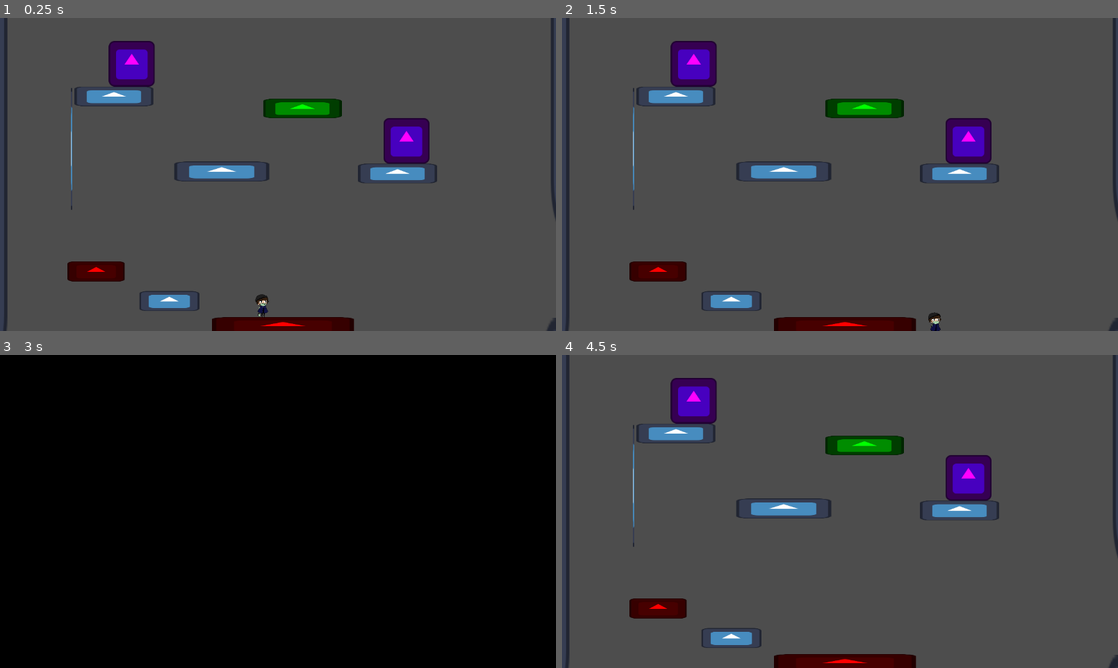
Above: before the commit, frames 1-4 (two rows, left to right).
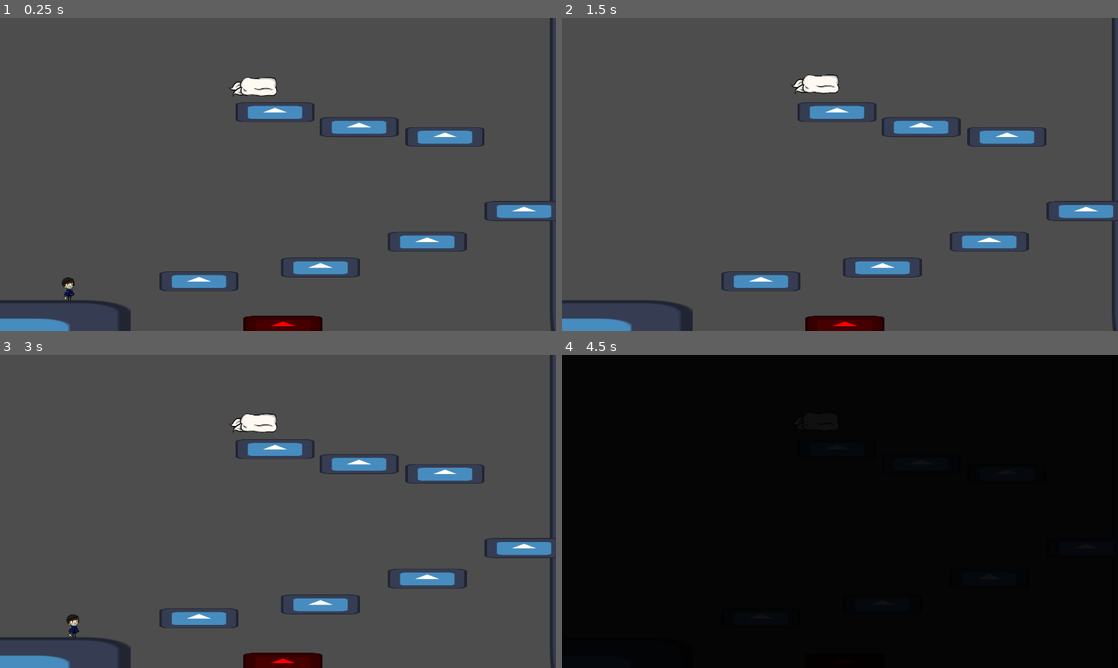
Above: after the commit, the same moments.

Repository: nandedeska/ggj-2026
Game: Godot game, scene res://scenes/LEVEL_ONE.tscn
Same seed, same stepped clock (60 frames per second), same inputs: the game is played once before the commit and once after it. Before the commit the project starts from res://scenes/LEVEL_TWO.tscn. The engine's default icon, where the game draws it, is replaced by a stand-in: a white triangle on a blue panel in a dark square.
Inputs:
- Up to frame 1 (0.25 s): no input
- Up to frame 2 (1.5 s): tap Enter (skip) at 0.5 s; hold F (mask) 0.53-1.28 s; hold D (move_right) from 0.53 s (still down); tap W (jump) at 0.77 s; tap F (mask) at 1.35 s
- Up to frame 3 (3 s): tap W (jump) at 1.52 s; release D (move_right) at 2.03 s; hold A (move_left) 2.03-2.78 s; hold F (mask) 2.03-2.78 s; tap Space at 2.75 s; hold D (move_right) from 2.78 s (still down); tap F (mask) at 2.85 s
- Up to frame 4 (4.5 s): tap W (jump) at 3.02, 3.77 s; hold F (mask) 3.53-4.28 s; tap Enter (skip) at 4.15 s; release D (move_right) at 4.28 s; hold A (move_left) from 4.28 s (still down); tap F (mask) at 4.35 s

The runs differ from the first frame. In frame 1, 13% of the frame differs, in the area x 0-100%, y 0-100%; in frame 2, 13%; in frame 3, 100%; in frame 4, 100%.

Commit message:
Moving Plat

Diff:
--- a/project.godot
+++ b/project.godot
@@ -15,7 +15,7 @@
 [application]
 
 config/name="ggj2026"
-run/main_scene="uid://ddx7e3pqpqbpo"
+run/main_scene="uid://t6mkmfts5mkc"
 config/features=PackedStringArray("4.5", "Mobile")
 config/icon="res://graphics/icon.svg"
 
--- a/scenes/LEVEL_ONE.tscn
+++ b/scenes/LEVEL_ONE.tscn
@@ -2,12 +2,12 @@
 
 [ext_resource type="PackedScene" uid="uid://bg2xj8ql16rcl" path="res://scenes/platform.tscn" id="1_18u1n"]
 [ext_resource type="PackedScene" uid="uid://dwcyago5htpj6" path="res://scenes/player.tscn" id="2_1nicl"]
-[ext_resource type="PackedScene" uid="uid://bi0wsldo5wjfe" path="res://scenes/ghostBlock.tscn" id="3_1nicl"]
 [ext_resource type="PackedScene" uid="uid://cms0c2bepwlcw" path="res://scenes/kill_zone.tscn" id="3_m5ccw"]
 [ext_resource type="PackedScene" uid="uid://j44k7oh6sffr" path="res://scenes/un_ghost block.tscn" id="4_5uefb"]
 [ext_resource type="PackedScene" uid="uid://s2yr7eg288ip" path="res://scenes/topCameraController.tscn" id="5_5uefb"]
 [ext_resource type="PackedScene" uid="uid://260fgrxq5ugp" path="res://scenes/mask.tscn" id="7_t8vnw"]
 [ext_resource type="PackedScene" uid="uid://0k0stv1crgmg" path="res://scenes/ghost.tscn" id="8_yjjs3"]
+[ext_resource type="PackedScene" uid="uid://nrtpyo0ajk2e" path="res://scenes/new_ghostBlock.tscn" id="9_1vif4"]
 [ext_resource type="PackedScene" uid="uid://duubc7rvvlfx6" path="res://scenes/caveSound.tscn" id="9_3uirk"]
 
 [sub_resource type="WorldBoundaryShape2D" id="WorldBoundaryShape2D_t8vnw"]
@@ -49,10 +49,6 @@
 [node name="StaticBody2D10" parent="." instance=ExtResource("4_5uefb")]
 position = Vector2(-3, -63)
 
-[node name="StaticBody2D8" parent="." instance=ExtResource("3_1nicl")]
-position = Vector2(5, 153)
-scale = Vector2(1.8000008, 0.88)
-
 [node name="killZone" parent="." instance=ExtResource("3_m5ccw")]
 position = Vector2(15, 198.99998)
 scale = Vector2(0.99691594, 1.1519278)
@@ -70,4 +66,5 @@
 position = Vector2(-371, 26)
 
 [node name="AudioStreamPlayer2D" parent="." instance=ExtResource("9_3uirk")]
-autoplay = true
+
+[node name="AnimatableBody2D" parent="." instance=ExtResource("9_1vif4")]
--- a/scenes/ghostBlock.tscn
+++ b/scenes/ghostBlock.tscn
@@ -1,15 +1,11 @@
-[gd_scene load_steps=4 format=3 uid="uid://bi0wsldo5wjfe"]
+[gd_scene load_steps=3 format=3 uid="uid://bi0wsldo5wjfe"]
 
-[ext_resource type="Script" uid="uid://r5wa1sj6kpr1" path="res://scripts/ghost_block.gd" id="1_b3abl"]
 [ext_resource type="Texture2D" uid="uid://4q335xxs2p" path="res://graphics/icon.svg" id="2_udy4n"]
 
 [sub_resource type="RectangleShape2D" id="RectangleShape2D_udy4n"]
 size = Vector2(79, 20)
 
-[node name="StaticBody2D2" type="StaticBody2D" node_paths=PackedStringArray("collider", "sprite")]
-script = ExtResource("1_b3abl")
-collider = NodePath("CollisionShape2D")
-sprite = NodePath("Sprite2D")
+[node name="StaticBody2D2" type="StaticBody2D"]
 
 [node name="Sprite2D" type="Sprite2D" parent="."]
 position = Vector2(0, -1.9073486e-06)
--- /dev/null
+++ b/scenes/new_ghostBlock.tscn
@@ -0,0 +1,72 @@
+[gd_scene load_steps=8 format=3 uid="uid://nrtpyo0ajk2e"]
+
+[ext_resource type="Script" uid="uid://r5wa1sj6kpr1" path="res://scripts/ghost_block.gd" id="1_2fhgf"]
+[ext_resource type="Texture2D" uid="uid://4q335xxs2p" path="res://graphics/icon.svg" id="1_dj4iy"]
+
+[sub_resource type="RectangleShape2D" id="RectangleShape2D_2fhgf"]
+size = Vector2(79, 20)
+
+[sub_resource type="CircleShape2D" id="CircleShape2D_2fhgf"]
+
+[sub_resource type="Animation" id="Animation_xjdvo"]
+resource_name = "up"
+length = 4.0
+loop_mode = 2
+tracks/0/type = "value"
+tracks/0/imported = false
+tracks/0/enabled = true
+tracks/0/path = NodePath(".:position")
+tracks/0/interp = 1
+tracks/0/loop_wrap = true
+tracks/0/keys = {
+"times": PackedFloat32Array(0, 1.1666666, 3.3, 4),
+"transitions": PackedFloat32Array(1, 1, 1, 1),
+"update": 0,
+"values": [Vector2(5, 153), Vector2(5, 153), Vector2(0, -400), Vector2(0, -400)]
+}
+
+[sub_resource type="Animation" id="Animation_nkjln"]
+length = 0.001
+tracks/0/type = "value"
+tracks/0/imported = false
+tracks/0/enabled = true
+tracks/0/path = NodePath(".:position")
+tracks/0/interp = 1
+tracks/0/loop_wrap = true
+tracks/0/keys = {
+"times": PackedFloat32Array(0),
+"transitions": PackedFloat32Array(1),
+"update": 0,
+"values": [Vector2(5, 153)]
+}
+
+[sub_resource type="AnimationLibrary" id="AnimationLibrary_21u80"]
+_data = {
+&"RESET": SubResource("Animation_nkjln"),
+&"up": SubResource("Animation_xjdvo")
+}
+
+[node name="AnimatableBody2D" type="AnimatableBody2D" node_paths=PackedStringArray("collider", "sprite")]
+position = Vector2(5, 153)
+script = ExtResource("1_2fhgf")
+collider = NodePath("CollisionShape2D")
+sprite = NodePath("Sprite2D")
+
+[node name="Sprite2D" type="Sprite2D" parent="."]
+position = Vector2(0, -1.9073486e-06)
+scale = Vector2(0.625, 0.15625001)
+texture = ExtResource("1_dj4iy")
+
+[node name="CollisionShape2D" type="CollisionShape2D" parent="."]
+shape = SubResource("RectangleShape2D_2fhgf")
+
+[node name="Area2D" type="Area2D" parent="."]
+
+[node name="CollisionShape2D" type="CollisionShape2D" parent="Area2D"]
+scale = Vector2(2, 2)
+shape = SubResource("CircleShape2D_2fhgf")
+
+[node name="AnimationPlayer" type="AnimationPlayer" parent="."]
+libraries = {
+&"": SubResource("AnimationLibrary_21u80")
+}
--- a/scripts/ghost_block.gd
+++ b/scripts/ghost_block.gd
@@ -1,4 +1,4 @@
-extends StaticBody2D
+extends AnimatableBody2D
 
 @export var collider: CollisionShape2D
 @export var sprite: Sprite2D
@@ -7,8 +7,13 @@
 # Called when the node enters the scene tree for the first time.
 func _ready() -> void: #default state of ghost block here is active (mask is on)
 	collider.disabled = true
+	$Area2D.body_entered.connect(on_body_entered)
 	sprite.modulate = "red" #all instances of this code can be replaced with whatever indication that a ghost block hitbox is active
 	Global.player.on_mask_wear.connect(on_player_mask_wear)
+
+func on_body_entered(body: Node2D) -> void:
+	if body == Global.player:
+		$AnimationPlayer.play("up")
 
 func on_player_mask_wear(is_wearing_mask: bool) -> void:
 	collider.set_deferred("disabled", !is_wearing_mask)
